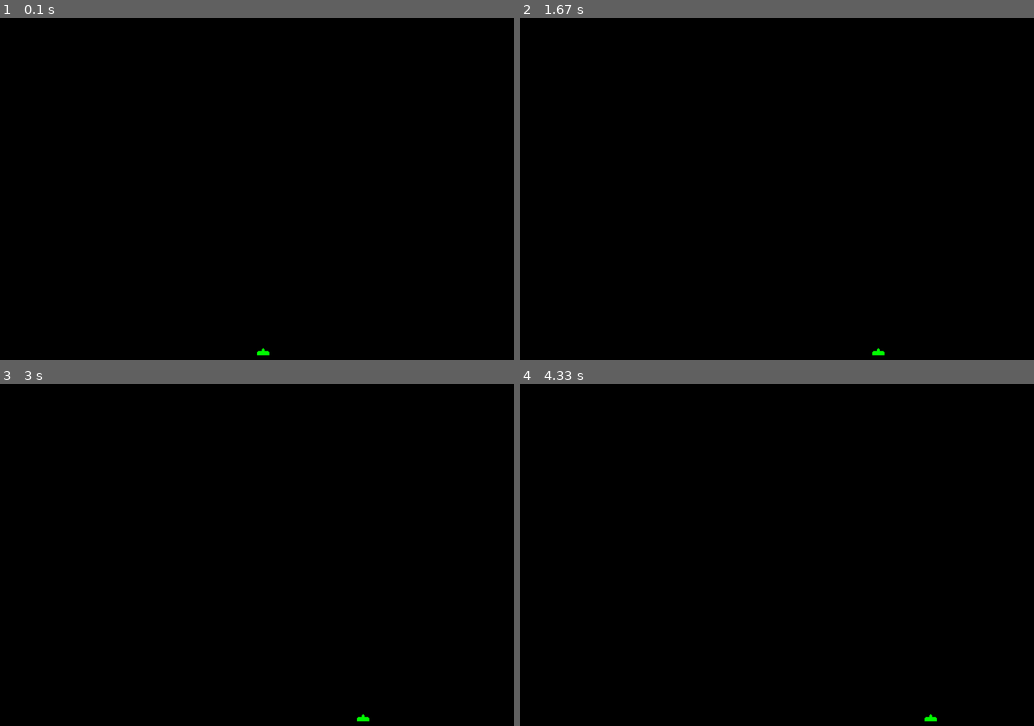
Above: before the commit, frames 1-4 (two rows, left to right).
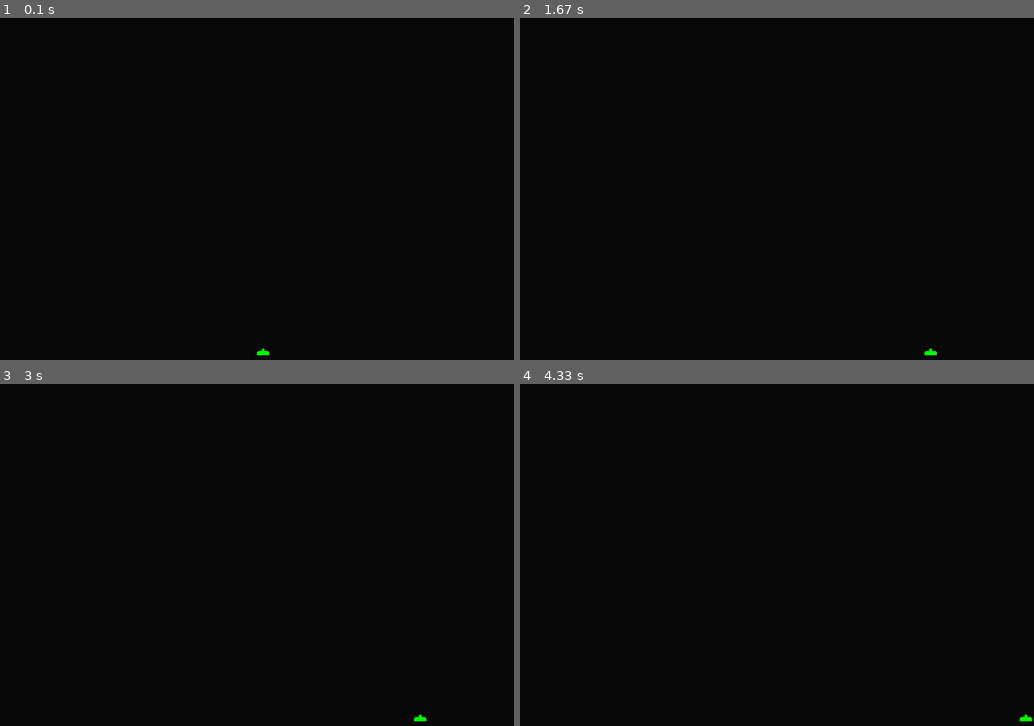
Above: after the commit, the same moments.

Repository: jonathanyeong/pygame-space-invaders
Game: pygame game, started from prototype/main.py
Same seed, same stepped clock (60 frames per second), same inputs: the game is played once before the commit and once after it.
Inputs:
- Up to frame 1 (0.1 s): no input
- Up to frame 2 (1.67 s): hold D 0.33-0.8 s; hold D 0.83-1.3 s; hold A from 1.33 s (still down)
- Up to frame 3 (3 s): release A at 1.87 s; hold A 1.9-2.3 s; hold D 2.33-2.97 s
- Up to frame 4 (4.33 s): hold A 3-3.47 s; hold D 3.5-3.97 s; hold D from 4 s (still down)

The runs differ from the first frame. In frame 2, less than 0.1% of the frame differs, in the area x 68-82%, y 96-99%; in frame 3, less than 0.1%; in frame 4, less than 0.1%.

Commit message:
Blit a layer that is the size of the player
This was what I was trying to do before but it works nicely.
Unfortunately, update still updates the entire screen and not just a
part of it.

Diff:
--- a/prototype/main.py
+++ b/prototype/main.py
@@ -37,10 +37,14 @@
         pygame.init()
         self.screen = pygame.display.set_mode((1080, 720), DOUBLEBUF)
         pygame.display.set_caption("Pygame Space Invader Prototype")
-        self.screen.fill((0,0,0))
+        self.screen.fill((10,10,10))
         self.player = Player()
         self.player.set_position(self.screen.get_rect().width,
                                   self.screen.get_rect().height)
+        self.background = pygame.Surface(self.player.get_player_layer().get_size())
+        self.background = self.background.convert()
+        self.background.fill((10, 10, 10))
+
         self.run()
 
     def run(self):
@@ -57,23 +61,14 @@
 
             keys = pygame.key.get_pressed()
             if keys[K_d]:
-                (x, y) = self.player.get_position()
-                pRect = self.player.get_player_layer()
-                player_rect = pygame.Rect(x, y, pRect.get_rect().width, pRect.get_rect().height)
-                pygame.draw.rect(self.screen, (0,0,0), player_rect)
-                pygame.display.update(player_rect)
                 self.player.move_right()
             if keys[K_a]:
-                (x, y) = self.player.get_position()
-                pRect = self.player.get_player_layer()
-                player_rect = pygame.Rect(x, y, pRect.get_rect().width, pRect.get_rect().height)
-                pygame.draw.rect(self.screen, (0,0,0), player_rect)
-                pygame.display.update(player_rect)
                 self.player.move_left()
 
-            (x, y) = self.player.get_position()
-            pRect = self.player.get_player_layer()
-            self.screen.blit(pRect, (x, y))
+            self.screen.fill((10,10,10))
+            self.background.blit(self.player.get_player_layer(),
+                                 (0,0))
+            self.screen.blit(self.background, self.player.get_position())
             pygame.display.update()
 
 if __name__ == "__main__":
Not shown, added: prototype/NOTES.md
